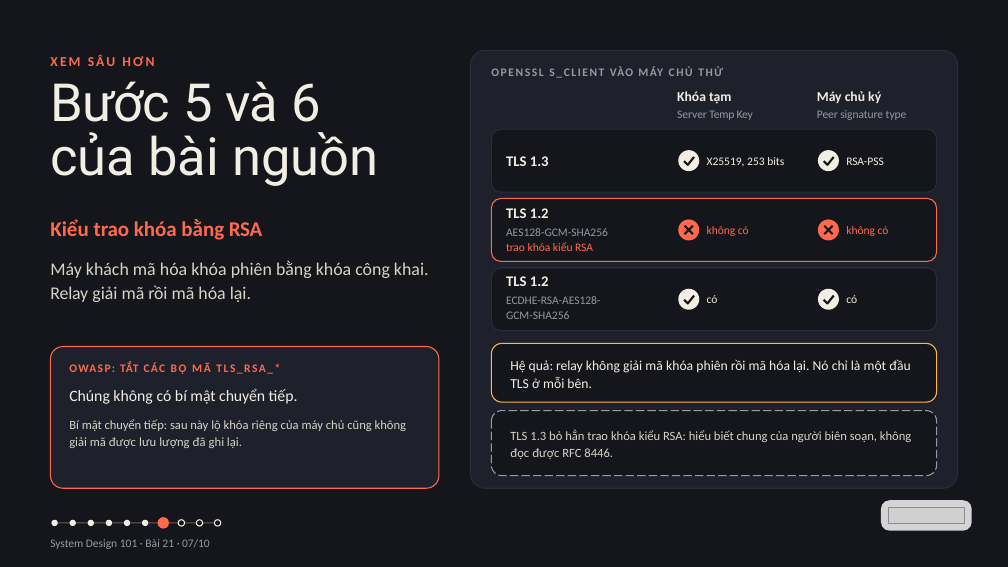
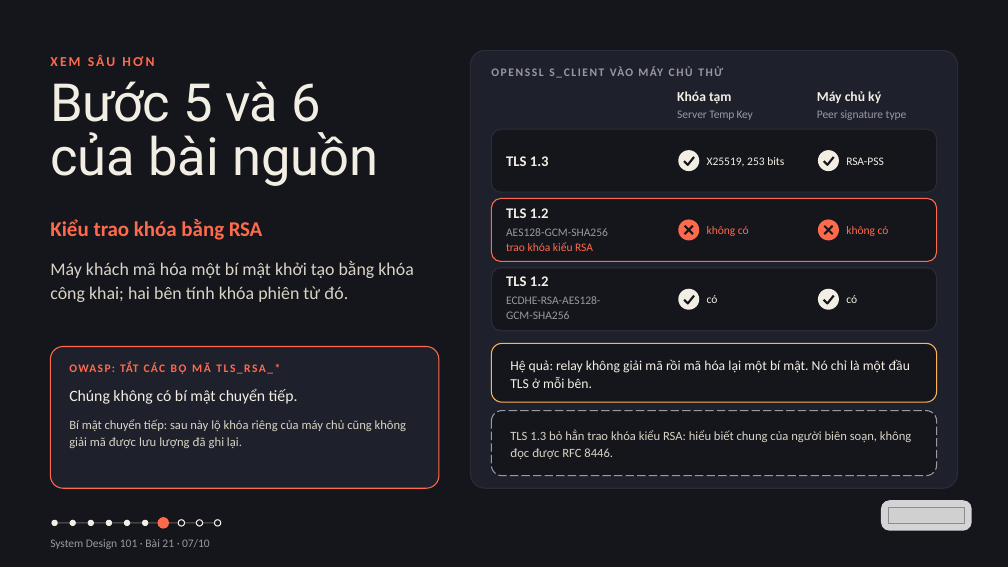
Before and after one commit to vohoailinh90/tool-marketing-studio, a slide deck: slide 7 of system-design-101/vi/lessons/sd-14-021/slides/sd-14-021.pptx. Drawn at 1008x567 pixels with LibreOffice and Linux fonts; fonts in the diff are those of the drawing; grey boxes stand for pictures. Boxes give left, top, right and bottom in pixels: in the first picture for what was removed or moved away, otherwise in the second. Text is boxed around its words. In the diff, an @@ line names an element or a change of style, - is before the commit and + after.

```diff
--- a/system-design-101/vi/lessons/sd-14-021/slides/sd-14-021.pptx
+++ b/system-design-101/vi/lessons/sd-14-021/slides/sd-14-021.pptx
@@ text at [50, 260, 413, 302]: text changed @@
-Máy khách mã hóa khóa phiên bằng khóa công khai. Relay giải mã rồi mã hóa lại.
+Máy khách mã hóa một bí mật khởi tạo bằng khóa công khai; hai bên tính khóa phiên từ đó.
@@ text at [510, 359, 910, 388]: text changed @@
-Hệ quả: relay không giải mã khóa phiên rồi mã hóa lại. Nó chỉ là một đầu TLS ở mỗi bên.
+Hệ quả: relay không giải mã rồi mã hóa lại một bí mật. Nó chỉ là một đầu TLS ở mỗi bên.
```
